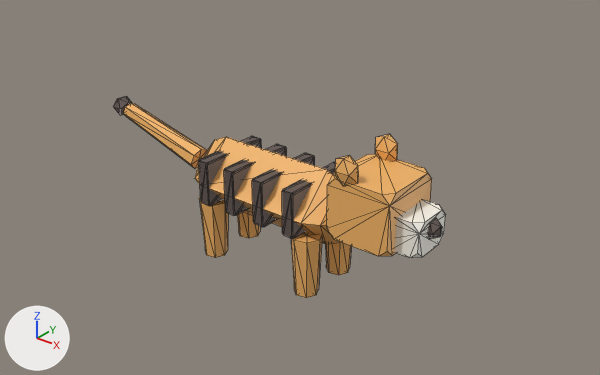
A saved change to the glTF model public/studio/v2.15.0/d_tiger/model.glb.
The view is the same before and after, from a camera (50 mm lens) standing at (5.93, -6.92, 5.43) and looking at (0.02, 0.46, 0.86). The lights are fixed; the arrows at lower left show +X, +Y and +Z. The picture after the commit comes second. Mesh edges are drawn as thin lines. Where no turn or scale is listed for an object, it has been applied to the vertices.

Names of what the first picture shows: 'part0', 'part1', 'part10', 'part12', 'part13', 'part14', 'part15', 'part2', 'part4', 'part5', 'part6', 'part7', 'part8', 'part9' and 2 more.
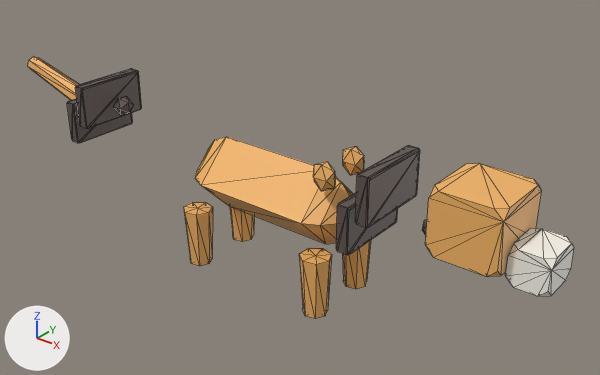
Where the change shows, as pixel boxes [x1, y1, x2, y2] in the pictures (600 x 375 px):
'part1', moved
    before: [327, 154, 432, 256]
    after: [425, 163, 542, 277]
'part2', moved
    before: [395, 200, 445, 258]
    after: [506, 229, 574, 296]
'part7', moved
    before: [252, 153, 315, 227]
    after: [355, 145, 420, 227]
'part8', moved
    before: [224, 144, 287, 216]
    after: [75, 69, 142, 128]
'part6', moved
    before: [282, 162, 335, 238]
    after: [336, 193, 398, 255]
'part13', moved
    before: [291, 231, 322, 298]
    after: [300, 248, 332, 319]
'part10', moved
    before: [123, 103, 207, 169]
    after: [28, 57, 79, 100]
'part15', moved
    before: [199, 197, 228, 258]
    after: [184, 202, 213, 266]
'part9', moved
    before: [198, 136, 262, 206]
    after: [67, 98, 133, 143]
'part12', moved
    before: [325, 242, 352, 275]
    after: [342, 240, 371, 289]
'part5', moved
    before: [335, 155, 358, 186]
    after: [313, 162, 336, 191]
'part4', moved
    before: [375, 134, 398, 161]
    after: [343, 146, 364, 175]
'part14', moved
    before: [237, 212, 261, 238]
    after: [230, 207, 254, 242]

Edits to the bpy script that builds the scene:
```text
Change me_geometry_1:
    remove me_geometry_1.from_pydata(...)  # 24 vertices, 44 faces; spans x 1.1..1.9, y -0.42..0.42, z 0.91..1.65
    add me_geometry_1.from_pydata(...)  # 24 vertices, 44 faces; spans x 2.341..3.141, y -0.42..0.42, z 1.142..1.882
    me_geometry_1 part 1: the whole mesh is moved by (1.241, 0.0, 0.232)
Change me_geometry_2:
    remove me_geometry_2.from_pydata(...)  # 24 vertices, 44 faces; spans x 1.74..2.18, y -0.27..0.27, z 0.93..1.35
    add me_geometry_2.from_pydata(...)  # 24 vertices, 44 faces; spans x 3.163..3.603, y -0.27..0.27, z 1.032..1.452
    me_geometry_2 part 2: the whole mesh is moved by (1.423, 0.0, 0.102)
Change me_geometry_4:
    remove me_geometry_4.from_pydata(...)  # 12 vertices, 20 faces; spans x 1.175..1.465, y 0.295..0.465, z 1.598..1.922
    add me_geometry_4.from_pydata(...)  # 12 vertices, 20 faces; spans x 0.806..1.096, y 0.189..0.359, z 1.386..1.709
    me_geometry_4 part 3: the whole mesh is moved by (-0.369, -0.106, -0.213)
Change me_geometry_5:
    remove me_geometry_5.from_pydata(...)  # 12 vertices, 20 faces; spans x 1.175..1.465, y -0.465..-0.295, z 1.598..1.922
    add me_geometry_5.from_pydata(...)  # 12 vertices, 20 faces; spans x 0.806..1.096, y -0.359..-0.189, z 1.386..1.709
    me_geometry_5 part 4: the whole mesh is moved by (-0.369, 0.106, -0.213)
Change me_geometry_6:
    remove me_geometry_6.from_pydata(...)  # 24 vertices, 44 faces; spans x 0.52..0.68, y -0.49..0.49, z 0.76..1.34
    add me_geometry_6.from_pydata(...)  # 24 vertices, 44 faces; spans x 1.286..1.446, y -0.49..0.49, z 0.824..1.404
    me_geometry_6 part 5: the whole mesh is moved by (0.766, 0.0, 0.064)
Change me_geometry_7:
    remove me_geometry_7.from_pydata(...)  # 24 vertices, 44 faces; spans x 0.07..0.23, y -0.49..0.49, z 0.76..1.34
    add me_geometry_7.from_pydata(...)  # 24 vertices, 44 faces; spans x 1.528..1.688, y -0.49..0.49, z 1.246..1.826
    me_geometry_7 part 6: the whole mesh is moved by (1.458, 0.0, 0.486)
Change me_geometry_8:
    remove me_geometry_8.from_pydata(...)  # 24 vertices, 44 faces; spans x -0.38..-0.22, y -0.49..0.49, z 0.76..1.34
    add me_geometry_8.from_pydata(...)  # 24 vertices, 44 faces; spans x -3.086..-2.926, y -0.49..0.49, z 1.211..1.791
    me_geometry_8 part 7: the whole mesh is moved by (-2.706, 0.0, 0.451)
Change me_geometry_9:
    remove me_geometry_9.from_pydata(...)  # 24 vertices, 44 faces; spans x -0.8..-0.64, y -0.49..0.49, z 0.76..1.34
    add me_geometry_9.from_pydata(...)  # 24 vertices, 44 faces; spans x -3.318..-3.158, y -0.49..0.49, z 0.935..1.515
    me_geometry_9 part 8: the whole mesh is moved by (-2.518, 0.0, 0.175)
Change me_geometry_10:
    remove me_geometry_10.from_pydata(...)  # 16 vertices, 28 faces; spans x -2.627..-1.24, y -0.146..0.146, z 0.92..1.526
    add me_geometry_10.from_pydata(...)  # 16 vertices, 28 faces; spans x -4.752..-3.365, y -0.146..0.146, z 1.169..1.775
    me_geometry_10 part 9: the whole mesh is moved by (-2.125, 0.0, 0.249)
Change me_geometry_12:
    remove me_geometry_12.from_pydata(...)  # 16 vertices, 28 faces; spans x 0.569..0.93, y 0.135..0.505, z 0.0..0.76
    add me_geometry_12.from_pydata(...)  # 16 vertices, 28 faces; spans x 0.772..1.133, y 0.222..0.593, z -0.162..0.598
    me_geometry_12 part 10: the whole mesh is moved by (0.203, 0.088, -0.162)
Change me_geometry_13:
    remove me_geometry_13.from_pydata(...)  # 16 vertices, 28 faces; spans x 0.569..0.93, y -0.505..-0.135, z 0.0..0.76
    add me_geometry_13.from_pydata(...)  # 16 vertices, 28 faces; spans x 0.772..1.133, y -0.593..-0.222, z -0.162..0.598
    me_geometry_13 part 11: the whole mesh is moved by (0.203, -0.088, -0.162)
Change me_geometry_14:
    remove me_geometry_14.from_pydata(...)  # 16 vertices, 28 faces; spans x -0.911..-0.55, y 0.135..0.505, z 0.0..0.76
    add me_geometry_14.from_pydata(...)  # 16 vertices, 28 faces; spans x -1.114..-0.753, y 0.222..0.593, z -0.162..0.598
    me_geometry_14 part 12: the whole mesh is moved by (-0.203, 0.088, -0.162)
Change me_geometry_15:
    remove me_geometry_15.from_pydata(...)  # 16 vertices, 28 faces; spans x -0.911..-0.55, y -0.505..-0.135, z 0.0..0.76
    add me_geometry_15.from_pydata(...)  # 16 vertices, 28 faces; spans x -1.114..-0.753, y -0.593..-0.222, z -0.162..0.598
    me_geometry_15 part 13: the whole mesh is moved by (-0.203, -0.088, -0.162)
```
